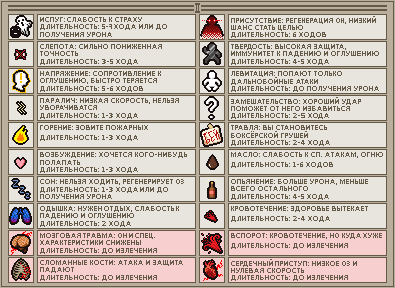
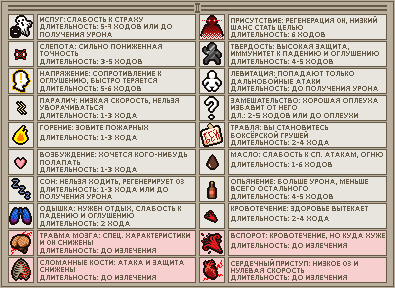
Comparing the layer stacks of the two (395, 288) images. Changes:
removed layer "Второй" from group "Перевод" over (40, 16, 383, 281)
added layer "Layer 2" in group "Перевод" over (40, 16, 385, 281)
